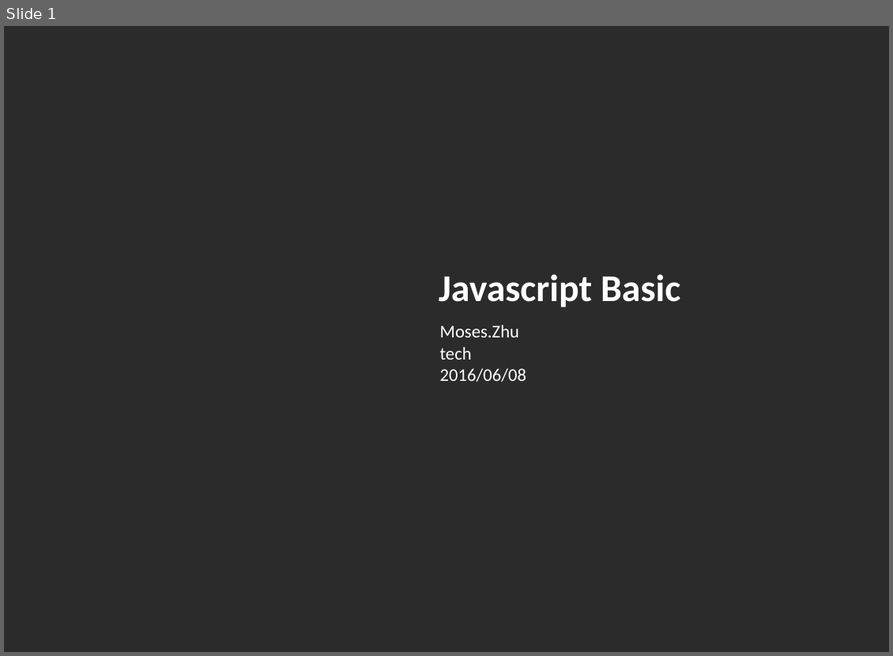
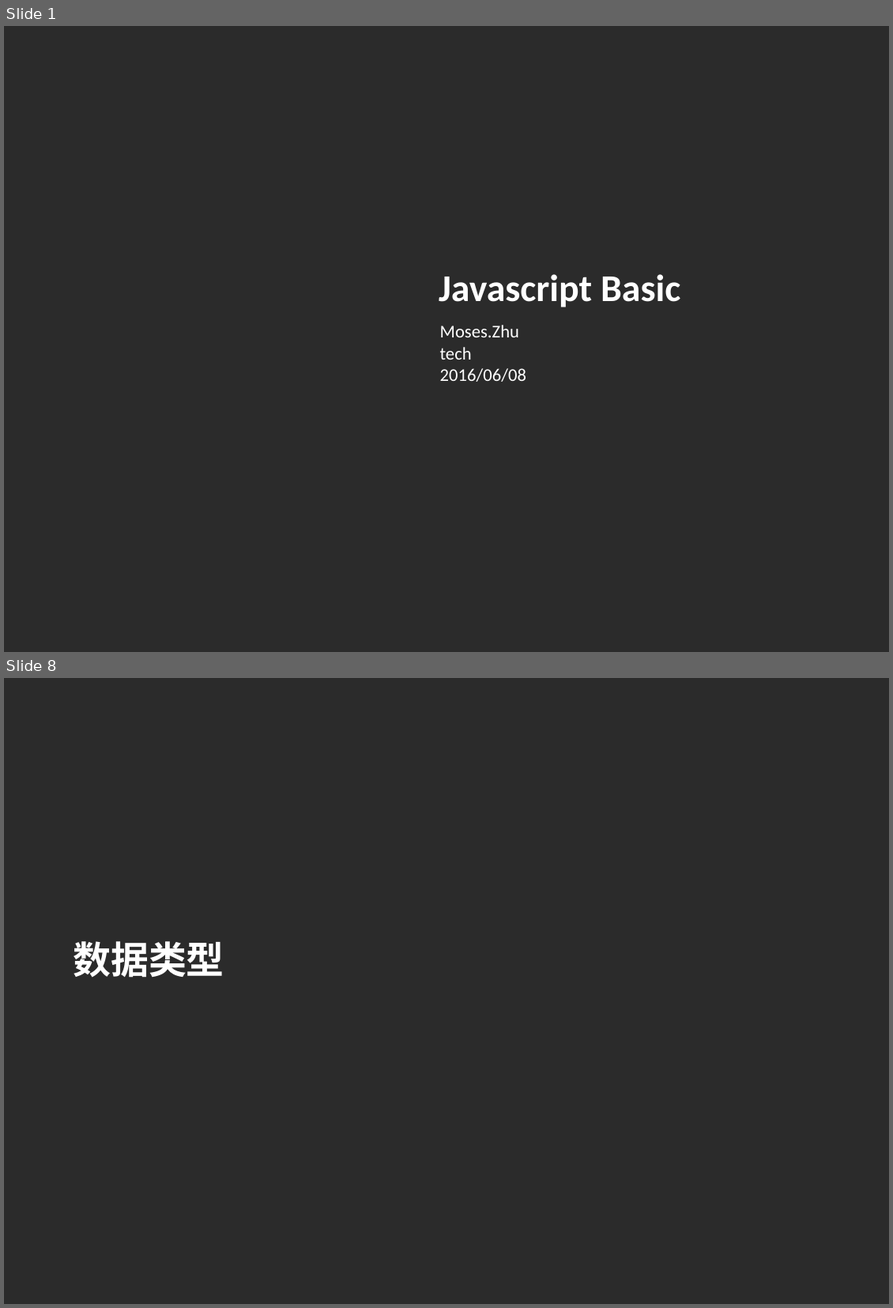
Before and after one commit to Moses824/Train-Javascript-Basic, a slide deck: Train_Javascript_Basic.ppt. Shown one above the other, each under a label of ours: slide 1 before the commit, slides 1 and 8 after it; the slides between them are not shown. The pictures are 893x656 and 893x1308 pixels, drawn with LibreOffice and Linux fonts; fonts in the diff are those of the drawing; background and template pictures are left out; a plain dark background stands for a picture behind light text. Boxes give left, top, right and bottom in pixels: in the first picture for what was removed or moved away, otherwise in the second. Text is boxed around its words. In the diff, an @@ line names an element or a change of style, - is before the commit and + after.

```diff
--- a/Train_Javascript_Basic.ppt
+++ b/Train_Javascript_Basic.ppt
@@ slide 8 added at (4,678,889,1304), background picture (left out) @@
@@ title added at (73,941,224,977), 36 pt, text #FFFFFF, bold @@
+数据类型
```
Also in this commit, not shown: 17 other slides added, 2 slides removed.
